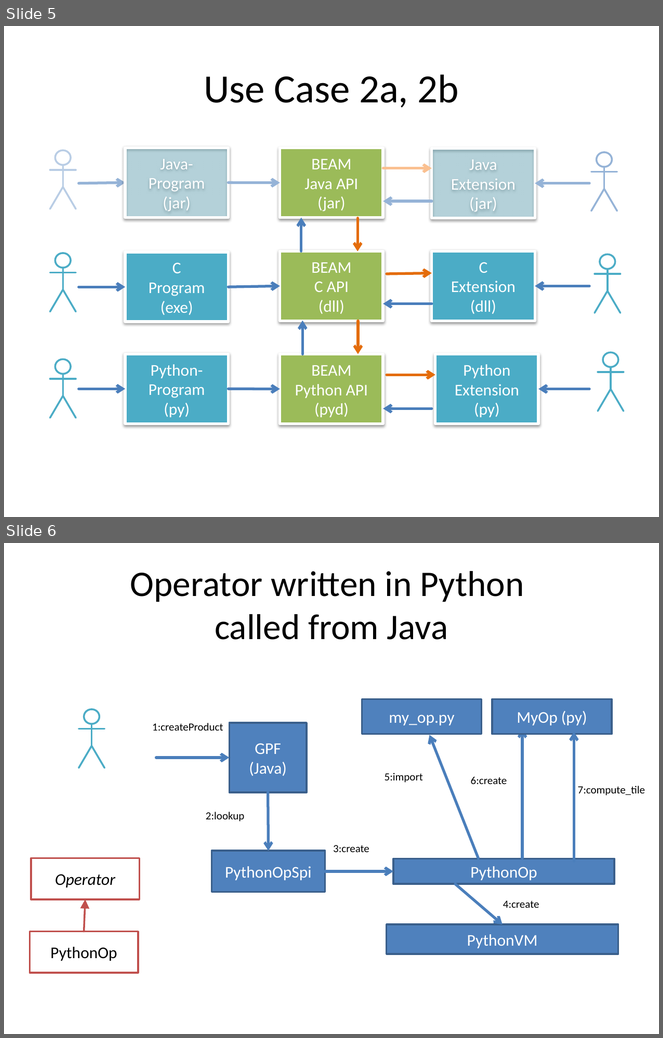
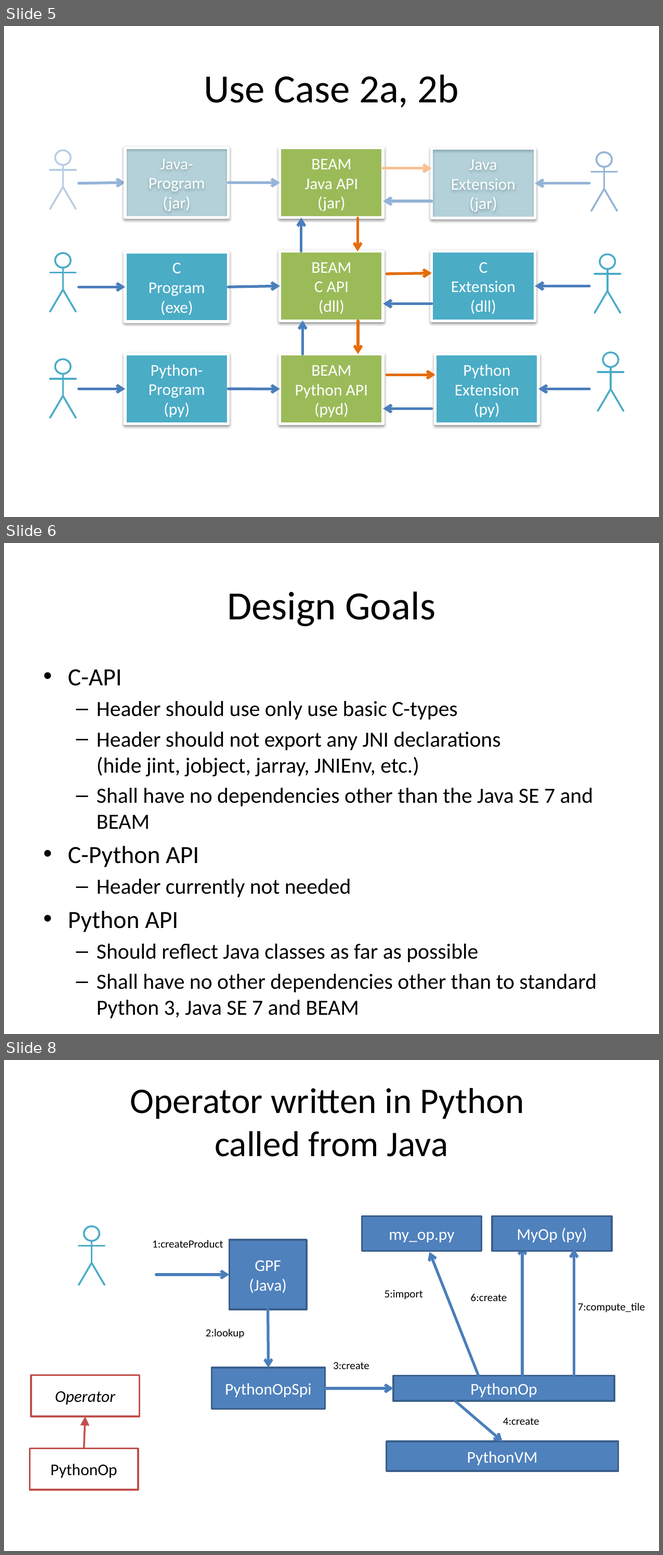
Before and after one commit to bcdev/beam-extapi, a slide deck: docs/beam-extapi.pptx. Shown one above the other, each under a label of ours: slides 5 and 6 before the commit, slides 5, 6 and 8 after it; the slides between them are not shown. The pictures are 663x1038 and 663x1555 pixels, drawn with LibreOffice and Linux fonts; fonts in the diff are those of the drawing. Boxes give left, top, right and bottom in pixels: in the first picture for what was removed or moved away, otherwise in the second. Text is boxed around its words. In the diff, an @@ line names an element or a change of style, - is before the commit and + after.

Commit message:
added design goals (cherry picked from commit 56fce65)

```diff
--- a/docs/beam-extapi.pptx
+++ b/docs/beam-extapi.pptx
@@ slide 6 added at <box>4,543,659,1034</box>, background #FFFFFF @@
@@ title added at <box>227,591,436,627</box>, 44 pt, text #000000 @@
+Design Goals
@@ text added at <box>68,669,597,1019</box>, 23.8 pt, text #000000 @@
+• C-API
+  – Header should use only use basic C-types
+  – Header should not export any JNI declarations
+    (hide jint, jobject, jarray, JNIEnv, etc.)
+  – Shall have no dependencies other than the Java SE 7 and BEAM
+• C-Python API
+  – Header currently not needed
+• Python API
+  – Should reflect Java classes as far as possible
+  – Shall have no other dependencies other than to standard Python 3, Java SE 7 and BEAM
@@ what was slide 6 is now slide 8 @@
```
Also in this commit, not shown: 1 other slide added.
